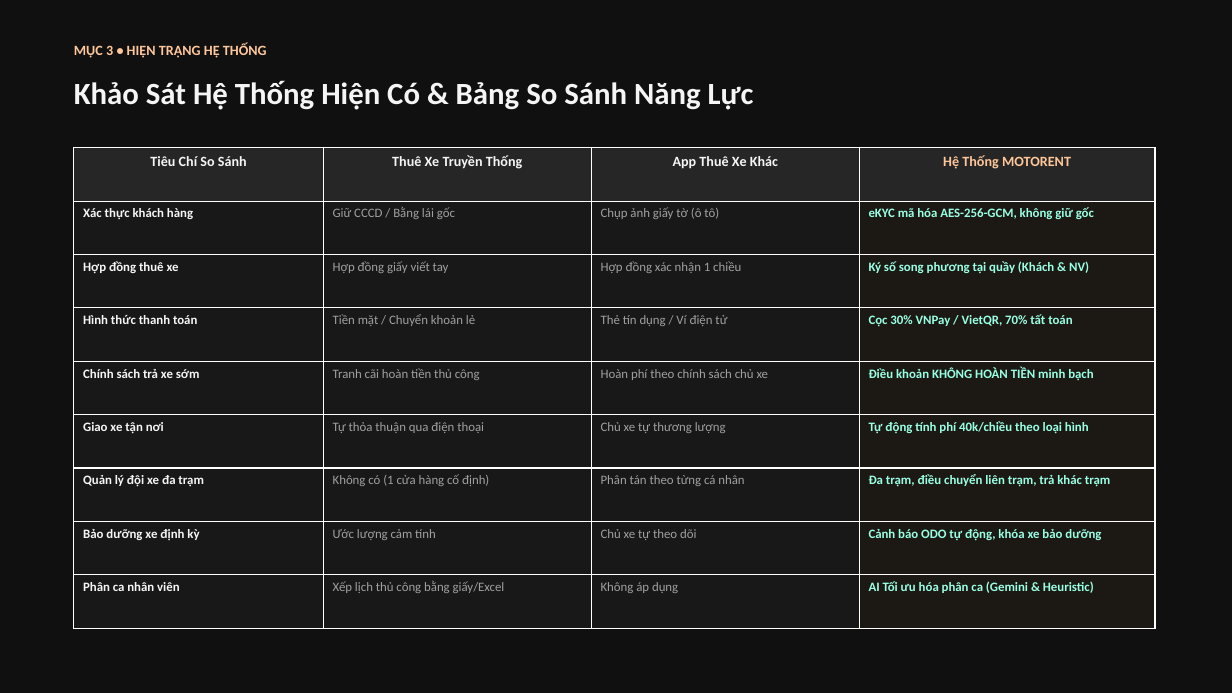
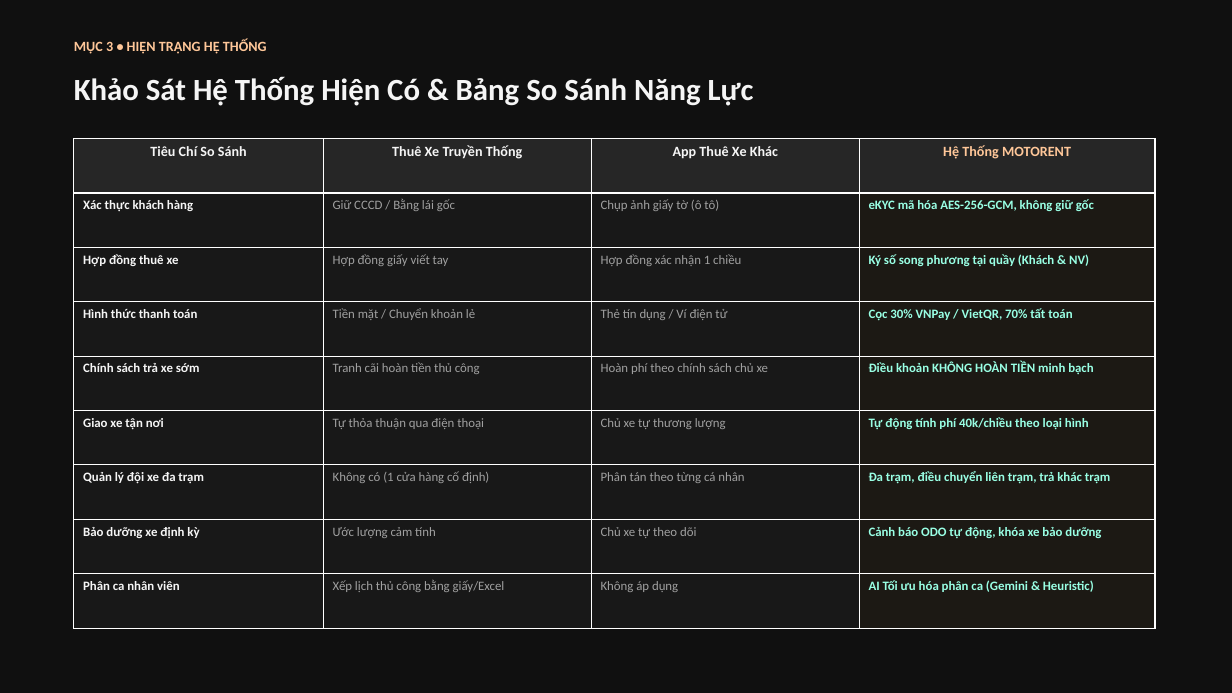
Before and after one commit to Hoang-124/Motorent, a slide deck: slide 5 of docs/MOTORENT_SWP391_Slide_Trinh_Bay.pptx. Drawn at 1232x693 pixels with LibreOffice and Linux fonts; fonts in the diff are those of the drawing. Boxes give left, top, right and bottom in pixels: in the first picture for what was removed or moved away, otherwise in the second. Text is boxed around its words. In the diff, an @@ line names an element or a change of style, - is before the commit and + after.

```diff
--- a/docs/MOTORENT_SWP391_Slide_Trinh_Bay.pptx
+++ b/docs/MOTORENT_SWP391_Slide_Trinh_Bay.pptx
@@ text "MỤC 3 • HIỆN TRẠNG ...": place and size @@
-text "MỤC 3 • HIỆN TRẠNG ..." at bbox=[74, 43, 267, 58]
+text "MỤC 3 • HIỆN TRẠNG ..." at bbox=[74, 39, 267, 54]
@@ text "Khảo Sát Hệ Thống Hiện ...": place and size @@
-text "Khảo Sát Hệ Thống Hiện ..." at bbox=[74, 80, 754, 110]
+text "Khảo Sát Hệ Thống Hiện ..." at bbox=[74, 76, 754, 106]
@@ table: place and size @@
-table at bbox=[74, 148, 1155, 628]
+table at bbox=[74, 139, 1155, 628]
```
Also in this commit, not shown: 11 other slides changed, 1 slide added, 1 slide removed, 12 other files.
